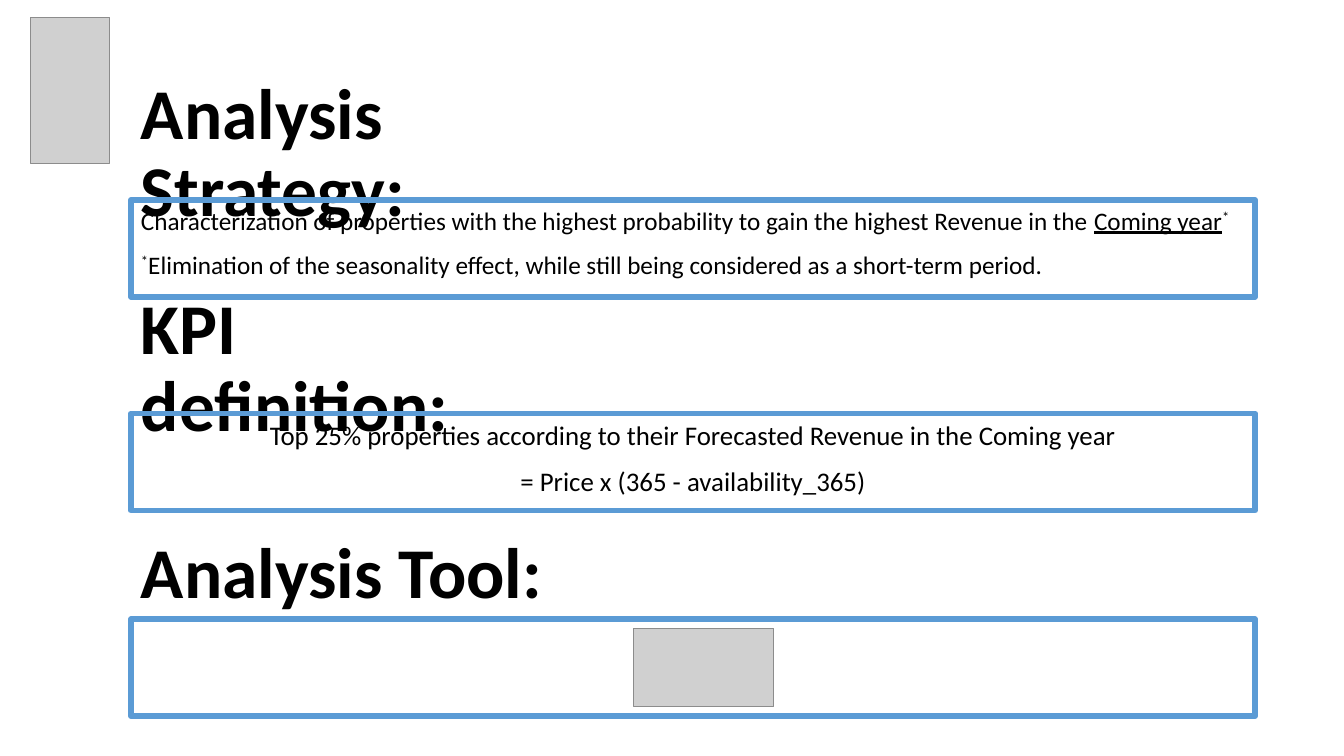
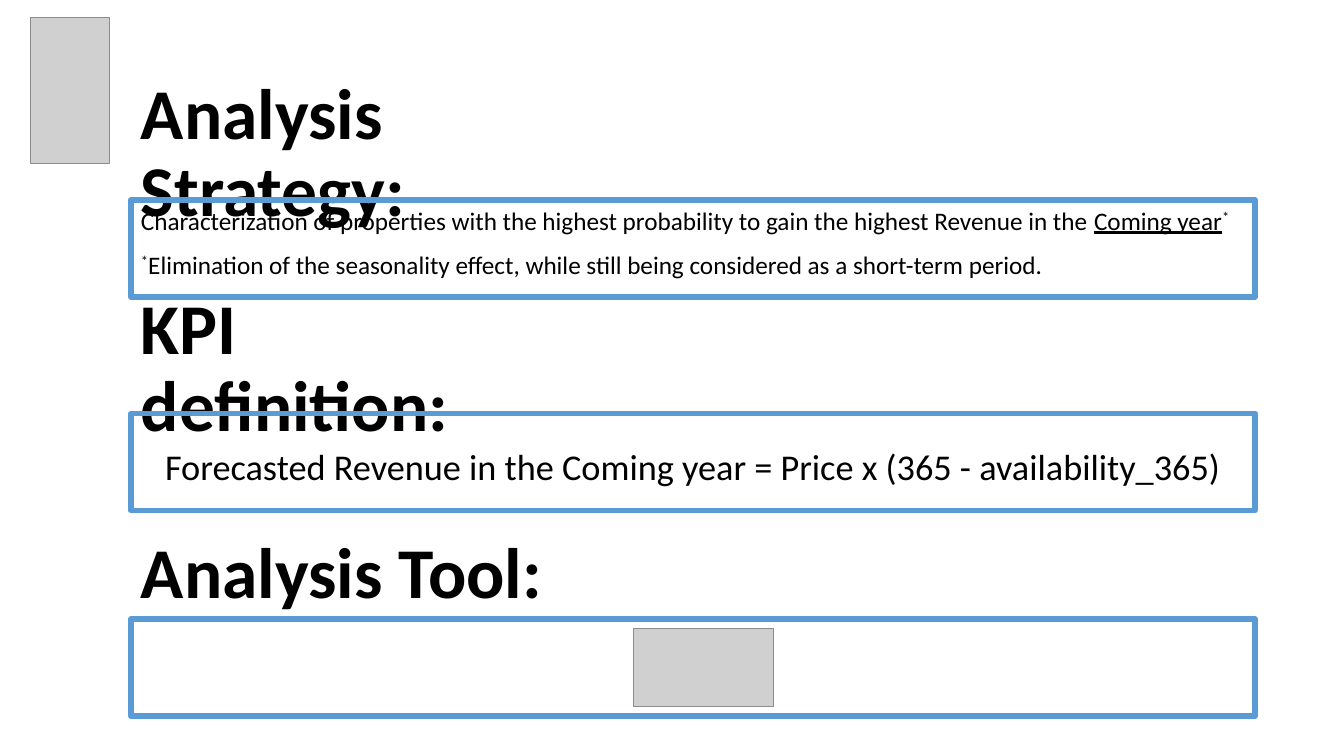
Before and after one commit to EyalVultz/Fianl-Project-Data-Analyst-Program-Hebrew-University-of-Jerusalem-Class-4-Group-2, a slide deck: slide 4 of Final Project Data Analyst Program Hebrew University of Jerusalem Class No. 4 Group 2.pptx. Drawn at 1344x756 pixels with LibreOffice and Linux fonts; fonts in the diff are those of the drawing; grey boxes stand for pictures. Boxes give left, top, right and bottom in pixels: in the first picture for what was removed or moved away, otherwise in the second. Text is boxed around its words. In the diff, an @@ line names an element or a change of style, - is before the commit and + after.

```diff
--- a/Final Project Data Analyst Program Hebrew University of Jerusalem Class No. 4 Group 2.pptx
+++ b/Final Project Data Analyst Program Hebrew University of Jerusalem Class No. 4 Group 2.pptx
@@ text "Forecasted Revenue in the Coming ..." at [131, 413, 1255, 510]: vertical alignment top to middle @@
@@ text at [165, 453, 1220, 487]: text changed; size 19.2 to 25.9 pt @@
-Top 25% properties according to their Forecasted Revenue in the Coming year
-= Price x (365 - availability_365)
+Forecasted Revenue in the Coming year = Price x (365 - availability_365)
```
Also in this commit, not shown: 2 other slides changed, 10 slides added, 3 slides removed, 1 other file.
